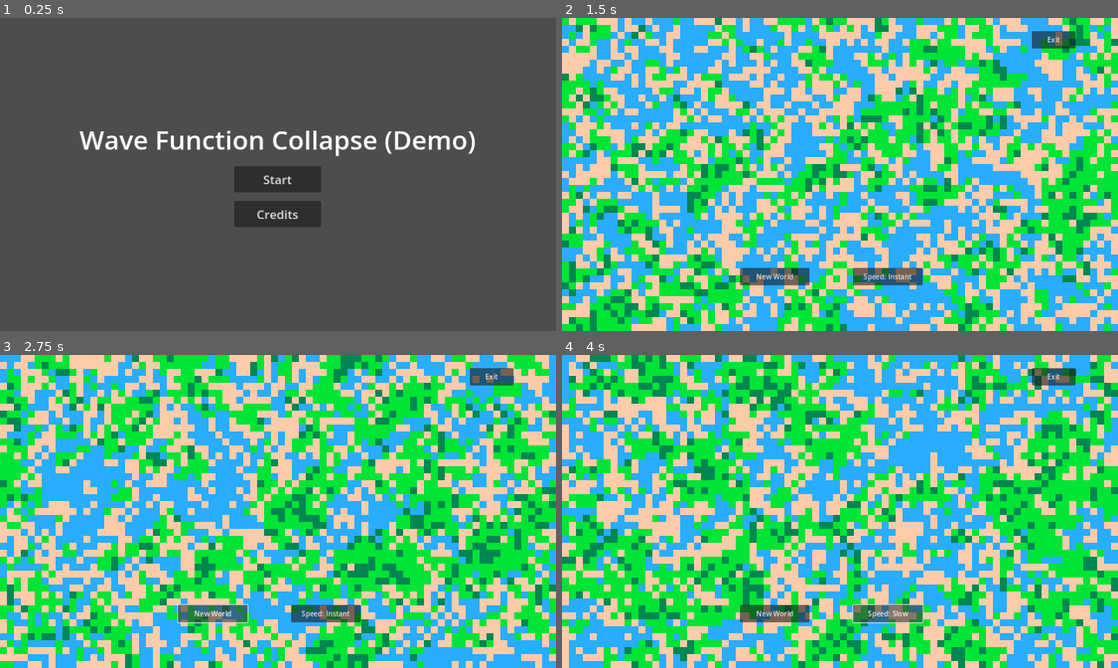
Above: before the commit, frames 1-4 (two rows, left to right).
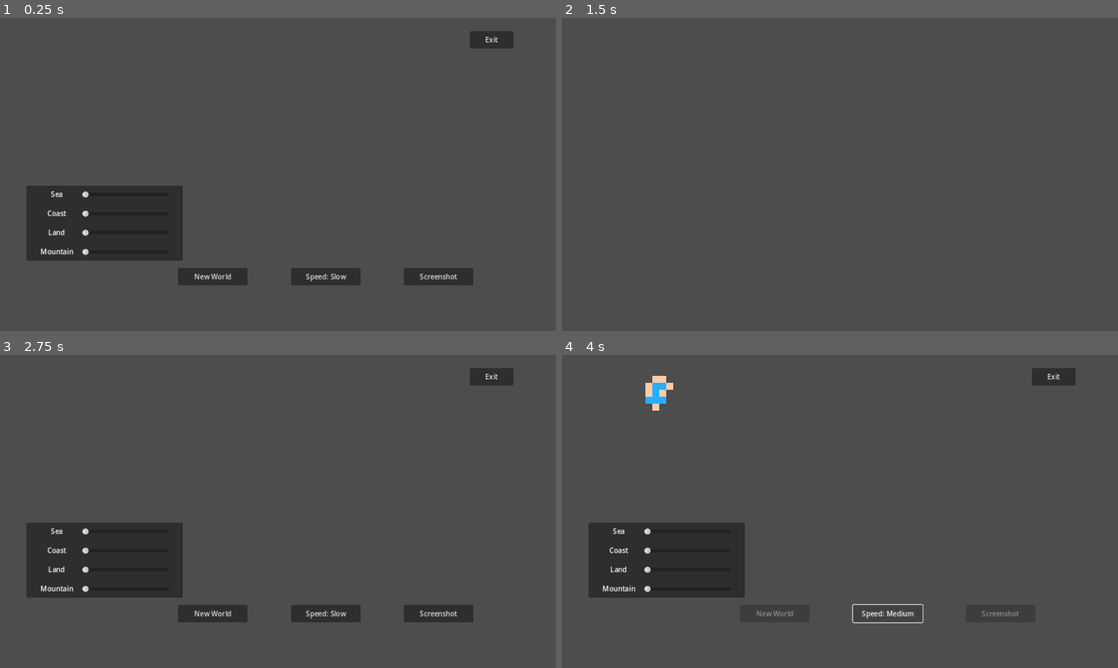
Above: after the commit, the same moments.

Repository: kennethrdzg/wave-function-collapse
Game: Godot game, scene res://game.tscn
Two runs of this game, one before a commit and one after it. Both use one fixed random seed, a clock stepped at 60 frames per second and the inputs below. Before the commit the project starts from res://Menus/start_menu.tscn.
Inputs (mouse positions are in pixels of both pictures, inside the frame that each line leads up to):
- Up to frame 1 (0.25 s): no input
- Up to frame 2 (1.5 s): click (1001, 277) at 0.5 s, where only the run after the commit has a clickable "Screenshot"; click (840, 180) at 1.25 s, where only the run before the commit has a clickable "Start"
- Up to frame 3 (2.75 s): click (211, 614) at 2 s, where only the run before the commit has a clickable "New World"
- Up to frame 4 (4 s): click "New World" at 2.75 s; click "Speed: Instant" (after the commit: "Speed: Slow") at 3.5 s

The runs differ from the first frame. In frame 1, 13% of the frame differs, in the area x 4-93%, y 4-86%; in frame 2, 100%, in the area x 0-100%, y 0-100%; in frame 3, 100%; in frame 4, 100%.

Commit message:
Finally fixed the Wave-Function Collapse algorithm

Diff:
--- a/src/UI/ui.tscn
+++ b/src/UI/ui.tscn
@@ -21,6 +21,11 @@
 layout_mode = 2
 text = "INSTANT"
 
+[node name="ScreenshotButton" type="Button" parent="HBoxContainer"]
+custom_minimum_size = Vector2(160, 40)
+layout_mode = 2
+text = "Screenshot"
+
 [node name="ExitButton" type="Button" parent="."]
 custom_minimum_size = Vector2(100, 40)
 offset_left = 1082.0
--- a/src/game.gd
+++ b/src/game.gd
@@ -5,14 +5,22 @@
 
 var stack: Array[Vector2i] = []
 
+@onready var ui: CanvasLayer = get_node("UI")
+
 @onready var generate_button: Button = get_node("UI/HBoxContainer/GenerateButton")
 @onready var speed_button: Button = get_node("UI/HBoxContainer/SpeedButton")
+@onready var screenshot_button: Button = get_node("UI/HBoxContainer/ScreenshotButton")
+
+@onready var sea_slider: HSlider = get_node("UI/PanelContainer/Probabilities/VBoxContainer2/SeaSlider")
+@onready var coast_slider: HSlider = get_node("UI/PanelContainer/Probabilities/VBoxContainer2/CoastSlider")
+@onready var land_slider: HSlider = get_node("UI/PanelContainer/Probabilities/VBoxContainer2/LandSlider")
+@onready var mountain_slider: HSlider = get_node("UI/PanelContainer/Probabilities/VBoxContainer2/MountainSlider")
 
 enum {
-	WATER,
-	SAND,
-	GRASS,
-	TREE
+	SEA,
+	COAST,
+	LAND,
+	MOUNTAIN
 }
 
 enum {
@@ -23,111 +31,120 @@
 }
 
 var distributions = {
-	WATER: {
-		WATER: 7,
-		SAND: 3,
-		GRASS: 0,
-		TREE: 0
-	},
-	SAND: {
-		WATER: 3,
-		SAND: 5,
-		GRASS: 2,
-		TREE: 0
-	},
-	GRASS: {
-		WATER: 0,
-		SAND: 2,
-		GRASS: 6,
-		TREE: 2
-	},
-	TREE: {
-		WATER: 0,
-		SAND: 0,
-		GRASS: 7,
-		TREE: 3
-	}
+	SEA: [SEA, COAST],
+	COAST: [SEA, COAST, LAND],
+	LAND: [COAST, LAND, MOUNTAIN],
+	MOUNTAIN: [LAND, MOUNTAIN]
+}
+
+var probabilities = {
+	SEA: 1,
+	COAST: 1,
+	LAND: 1,
+	MOUNTAIN: 1
 }
 
 signal world_filled
 
-var speed: int = 0: set = set_speed
-var timer_speed = 0
+var speed: int = SLOW: set = set_speed
+var timer_speed = 0.1
 
 func _ready():
 	room_width = ProjectSettings.get("display/window/size/viewport_width")/16
 	room_height = ProjectSettings.get("display/window/size/viewport_height")/16
-	fill_world()
-
-func get_empty_neighbors(xx: int, yy: int):
+
+func get_valid_tiles(xx: int, yy: int)->Array:
+	var tiles = [SEA, COAST, LAND, MOUNTAIN]
+	var atlas_coord: int = -1
+	var valid_tiles = []
+	for tile in tiles:
+		if xx > 0:
+			atlas_coord = get_cell_atlas_coords(0, Vector2i(xx - 1, yy)).x
+			if atlas_coord != -1:
+				if tile not in distributions[atlas_coord]:
+					continue
+		if xx < room_width - 1:
+			atlas_coord = get_cell_atlas_coords(0, Vector2i(xx + 1, yy)).x
+			if atlas_coord != -1:
+				if tile not in distributions[atlas_coord]:
+					continue
+		if yy > 0:
+			atlas_coord = get_cell_atlas_coords(0, Vector2i(xx, yy - 1)).x
+			if atlas_coord != -1:
+				if tile not in distributions[atlas_coord]:
+					continue
+		if yy < room_height - 1:
+			atlas_coord = get_cell_atlas_coords(0, Vector2i(xx, yy + 1)).x
+			if atlas_coord != -1:
+				if tile not in distributions[atlas_coord]:
+					continue
+		valid_tiles.append(tile)
+	return valid_tiles
+
+func get_lowest_entropy_tile(tiles_to_check: Array[Vector2i]):
+	var lowest_entropy_tile = Vector2i(-1, -1)
+	var lowest_entropy = INF
+
+	for tile in tiles_to_check:
+		if get_cell_atlas_coords(0, tile).x != -1:
+			continue
+		var valid_tiles = get_valid_tiles(tile.x, tile.y)
+		if valid_tiles.size() < lowest_entropy:
+			lowest_entropy = valid_tiles.size()
+			lowest_entropy_tile = tile
+	return lowest_entropy_tile
+
+func get_empty_neighbors(tile: Vector2i):
 	var neighbors = []
-	if xx > 0 and get_cell_source_id(0, Vector2i(xx - 1, yy)) == -1:
-		neighbors.append(Vector2i(xx - 1, yy))
-	if xx < room_width - 1 and get_cell_source_id(0, Vector2i(xx + 1, yy)) == -1:
-		neighbors.append(Vector2i(xx + 1, yy) )
-	if yy > 0 and get_cell_source_id(0, Vector2i(xx, yy - 1)) == -1:
-		neighbors.append(Vector2i(xx, yy - 1))
-	if yy < room_height - 1 and get_cell_source_id(0, Vector2i(xx, yy + 1)) == -1:
-		neighbors.append(Vector2i(xx, yy + 1))
-	if xx > 0 and yy > 0 and get_cell_source_id(0, Vector2i(xx - 1, yy - 1)) == -1:
-		neighbors.append(Vector2i(xx - 1, yy - 1))
-	if xx > 0 and yy < room_height - 1 and get_cell_source_id(0, Vector2i(xx - 1, yy + 1)) == -1:
-		neighbors.append(Vector2i(xx - 1, yy + 1))
-	if xx < room_width - 1 and yy > 0 and get_cell_source_id(0, Vector2i(xx + 1, yy - 1)) == - 1:
-		neighbors.append(Vector2i(xx + 1, yy - 1))
-	if xx < room_width - 1 and yy < room_height - 1 and get_cell_source_id(0, Vector2i(xx + 1, yy + 1)) == -1:
-		neighbors.append(Vector2i(xx + 1, yy + 1))
-
+	var atlas_coord = -1
+	if tile.x > 0:
+		atlas_coord = get_cell_atlas_coords(0, tile + Vector2i(-1, 0))
+		if atlas_coord.x == -1:
+			neighbors.append(tile + Vector2i(-1, 0))
+	if tile.x < room_width - 1:
+		atlas_coord = get_cell_atlas_coords(0, tile + Vector2i(1, 0))
+		if atlas_coord.x == -1:
+			neighbors.append(tile + Vector2i(1, 0))
+	if tile.y > 0:
+		atlas_coord = get_cell_atlas_coords(0, tile + Vector2i(0, -1))
+		if atlas_coord.y == -1:
+			neighbors.append(tile + Vector2i(0, -1))
+	if tile.y < room_height - 1:
+		atlas_coord = get_cell_atlas_coords(0, tile + Vector2i(0, 1))
+		if atlas_coord.y == -1:
+			neighbors.append(tile + Vector2i(0, 1))
 	return neighbors
 
-func get_full_neighbors(xx: int, yy: int):
-	var neighbors = []
-	if xx > 0 and get_cell_source_id(0, Vector2i(xx - 1, yy)) != -1:
-		neighbors.append(Vector2i(xx - 1, yy))
-	if xx < room_width - 1 and get_cell_source_id(0, Vector2i(xx + 1, yy)) != -1:
-		neighbors.append(Vector2i(xx + 1, yy) )
-	if yy > 0 and get_cell_source_id(0, Vector2i(xx, yy - 1)) != -1:
-		neighbors.append(Vector2i(xx, yy - 1))
-	if yy < room_height - 1 and get_cell_source_id(0, Vector2i(xx, yy + 1)) != -1:
-		neighbors.append(Vector2i(xx, yy + 1))
-	if xx > 0 and yy > 0 and get_cell_source_id(0, Vector2i(xx - 1, yy - 1)) != -1:
-		neighbors.append(Vector2i(xx - 1, yy - 1))
-	if xx > 0 and yy < room_height - 1 and get_cell_source_id(0, Vector2i(xx - 1, yy + 1)) != -1:
-		neighbors.append(Vector2i(xx - 1, yy + 1))
-	if xx < room_width - 1 and yy > 0 and get_cell_source_id(0, Vector2i(xx + 1, yy - 1)) != - 1:
-		neighbors.append(Vector2i(xx + 1, yy - 1))
-	if xx < room_width - 1 and yy < room_height - 1 and get_cell_source_id(0, Vector2i(xx + 1, yy + 1)) != -1:
-		neighbors.append(Vector2i(xx + 1, yy + 1))
-	return neighbors
-
-func valid_area(cell: Vector2i):
-	var options = []
-	var neighbors = get_full_neighbors(cell.x, cell.y)
-	for n in neighbors:
-		var tile = get_cell_atlas_coords(0, n).x
-		for key in distributions[tile]:
-			for i in range(distributions[tile][key]):
-				options.append(key)
-	return options
+func get_probability_distribution(tiles: Array):
+	var probability_distribution = []
+	for tile in tiles:
+		for i in range(probabilities[tile]):
+			probability_distribution.append(tile)
+
+	return probability_distribution
 
 func fill_world():
-	var xx = int(room_width / 2)
-	var yy = int(room_height / 2)
-	set_cell(0, Vector2i(xx, yy), 0, Vector2i(randi_range(WATER, TREE), 0))
-	for n in get_empty_neighbors(xx, yy):
-		stack.append(n)
-	while  stack.size() > 0:
-		var front: Vector2i = stack.pop_front()
-		if get_cell_source_id(0, front) != -1:
-			continue
-		var options = valid_area(front)
-		if options.size() > 0:
-			set_cell(0, front, 0, Vector2i(options.pick_random(), 0))
-			for n in get_empty_neighbors(front.x, front.y):
-				if n not in stack:
-					stack.append(n)
-			if speed != INSTANT:
-				await get_tree().create_timer(timer_speed).timeout
+
+	var tiles_to_check: Array[Vector2i] = []
+	var xx = randi() % room_width
+	var yy = randi() % room_height
+
+	while xx != -1 and yy != -1:
+		var valid_tiles = get_valid_tiles(xx, yy)
+
+		set_cell(0, Vector2i(xx, yy), 0, Vector2i(get_probability_distribution(valid_tiles).pick_random(), 0))
+
+		var neighbors = get_empty_neighbors(Vector2i(xx, yy))
+		tiles_to_check.append_array(neighbors)
+
+		var next_tile = get_lowest_entropy_tile(tiles_to_check)
+		tiles_to_check.erase(next_tile)
+
+		xx = next_tile.x
+		yy = next_tile.y
+		if speed != INSTANT:
+			await  get_tree().create_timer(timer_speed).timeout
+
 	emit_signal("world_filled")
 
 func clean():
@@ -153,15 +170,51 @@
 
 func _on_world_filled():
 	generate_button.disabled = false
+	screenshot_button.disabled = false
 
 func _on_speed_button_pressed():
 	self.speed += 1
 
 func _on_generate_button_pressed():
 	generate_button.disabled = true
+	screenshot_button.disabled = true
 	clean()
 	fill_world()
 
 
 func _on_exit_button_pressed():
 	get_tree().change_scene_to_file("res://Menus/start_menu.tscn")
+
+
+func _on_sea_slider_drag_ended(value_changed):
+	if value_changed:
+		probabilities[SEA] = wrapi(sea_slider.value, 1, 11)
+
+
+func _on_coast_slider_drag_ended(value_changed):
+	if value_changed:
+		probabilities[COAST] = wrapi(coast_slider.value, 1, 11)
+
+
+func _on_land_slider_drag_ended(value_changed):
+	if value_changed:
+		probabilities[LAND] = wrapi(land_slider.value, 1, 11)
+
+func _on_mountain_slider_drag_ended(value_changed):
+	if value_changed:
+		probabilities[MOUNTAIN] = wrapi(mountain_slider.value, 1, 11)
+
+
+func _on_screenshot_button_pressed():
+
+	ui.hide()
+
+	await get_tree().create_timer(1).timeout
+
+	var viewport: Viewport = get_viewport()
+	var result = viewport.get_texture().get_image().save_png("user://screenshot_"+str(Time.get_unix_time_from_system())+".png")
+	viewport.get_texture().get_image()
+	await get_tree().create_timer(1).timeout
+
+	ui.show()
+	#viewport.get_texture().get_image().save_png("user://")
--- a/src/game.tscn
+++ b/src/game.tscn
@@ -23,11 +23,90 @@
 [node name="UI" parent="." instance=ExtResource("3_0aqqo")]
 
 [node name="SpeedButton" parent="UI/HBoxContainer" index="1"]
-text = "Speed: Instant"
+text = "Speed: Slow"
+
+[node name="PanelContainer" type="PanelContainer" parent="UI"]
+custom_minimum_size = Vector2(360, 0)
+offset_left = 61.0
+offset_top = 386.0
+offset_right = 357.0
+offset_bottom = 558.0
+
+[node name="Probabilities" type="HBoxContainer" parent="UI/PanelContainer"]
+layout_mode = 2
+theme_override_constants/separation = 20
+alignment = 1
+
+[node name="VBoxContainer" type="VBoxContainer" parent="UI/PanelContainer/Probabilities"]
+layout_mode = 2
+
+[node name="Label" type="Label" parent="UI/PanelContainer/Probabilities/VBoxContainer"]
+custom_minimum_size = Vector2(0, 40)
+layout_mode = 2
+text = "Sea"
+horizontal_alignment = 1
+vertical_alignment = 1
+
+[node name="Label2" type="Label" parent="UI/PanelContainer/Probabilities/VBoxContainer"]
+custom_minimum_size = Vector2(0, 40)
+layout_mode = 2
+text = "Coast"
+horizontal_alignment = 1
+vertical_alignment = 1
+
+[node name="Label3" type="Label" parent="UI/PanelContainer/Probabilities/VBoxContainer"]
+custom_minimum_size = Vector2(0, 40)
+layout_mode = 2
+text = "Land"
+horizontal_alignment = 1
+vertical_alignment = 1
+
+[node name="Label4" type="Label" parent="UI/PanelContainer/Probabilities/VBoxContainer"]
+custom_minimum_size = Vector2(0, 40)
+layout_mode = 2
+text = "Mountain"
+horizontal_alignment = 1
+vertical_alignment = 1
+
+[node name="VBoxContainer2" type="VBoxContainer" parent="UI/PanelContainer/Probabilities"]
+layout_mode = 2
+
+[node name="SeaSlider" type="HSlider" parent="UI/PanelContainer/Probabilities/VBoxContainer2"]
+custom_minimum_size = Vector2(200, 40)
+layout_mode = 2
+min_value = 1.0
+max_value = 10.0
+value = 1.0
+
+[node name="CoastSlider" type="HSlider" parent="UI/PanelContainer/Probabilities/VBoxContainer2"]
+custom_minimum_size = Vector2(200, 40)
+layout_mode = 2
+min_value = 1.0
+max_value = 10.0
+value = 1.0
+
+[node name="LandSlider" type="HSlider" parent="UI/PanelContainer/Probabilities/VBoxContainer2"]
+custom_minimum_size = Vector2(200, 40)
+layout_mode = 2
+min_value = 1.0
+max_value = 10.0
+value = 1.0
+
+[node name="MountainSlider" type="HSlider" parent="UI/PanelContainer/Probabilities/VBoxContainer2"]
+custom_minimum_size = Vector2(200, 40)
+layout_mode = 2
+min_value = 1.0
+max_value = 10.0
+value = 1.0
 
 [connection signal="world_filled" from="." to="." method="_on_world_filled"]
 [connection signal="pressed" from="UI/HBoxContainer/GenerateButton" to="." method="_on_generate_button_pressed"]
 [connection signal="pressed" from="UI/HBoxContainer/SpeedButton" to="." method="_on_speed_button_pressed"]
+[connection signal="pressed" from="UI/HBoxContainer/ScreenshotButton" to="." method="_on_screenshot_button_pressed"]
 [connection signal="pressed" from="UI/ExitButton" to="." method="_on_exit_button_pressed"]
+[connection signal="drag_ended" from="UI/PanelContainer/Probabilities/VBoxContainer2/SeaSlider" to="." method="_on_sea_slider_drag_ended"]
+[connection signal="drag_ended" from="UI/PanelContainer/Probabilities/VBoxContainer2/CoastSlider" to="." method="_on_coast_slider_drag_ended"]
+[connection signal="drag_ended" from="UI/PanelContainer/Probabilities/VBoxContainer2/LandSlider" to="." method="_on_land_slider_drag_ended"]
+[connection signal="drag_ended" from="UI/PanelContainer/Probabilities/VBoxContainer2/MountainSlider" to="." method="_on_mountain_slider_drag_ended"]
 
 [editable path="UI"]
--- a/src/project.godot
+++ b/src/project.godot
@@ -11,7 +11,7 @@
 [application]
 
 config/name="Wave Function Collapse (Demo)"
-run/main_scene="res://Menus/start_menu.tscn"
+run/main_scene="res://game.tscn"
 config/features=PackedStringArray("4.0", "Forward Plus")
 config/icon="res://icon.svg"
 
